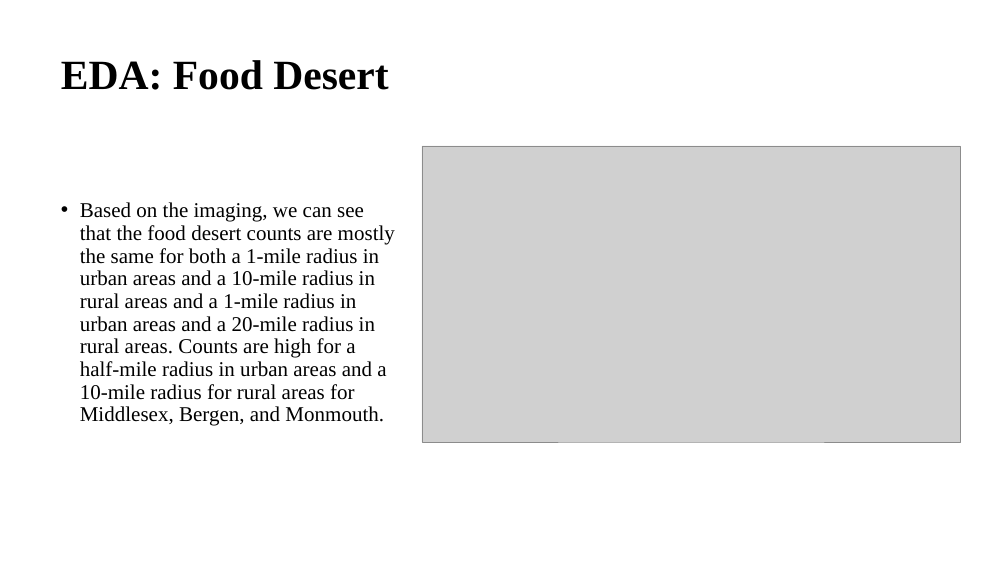
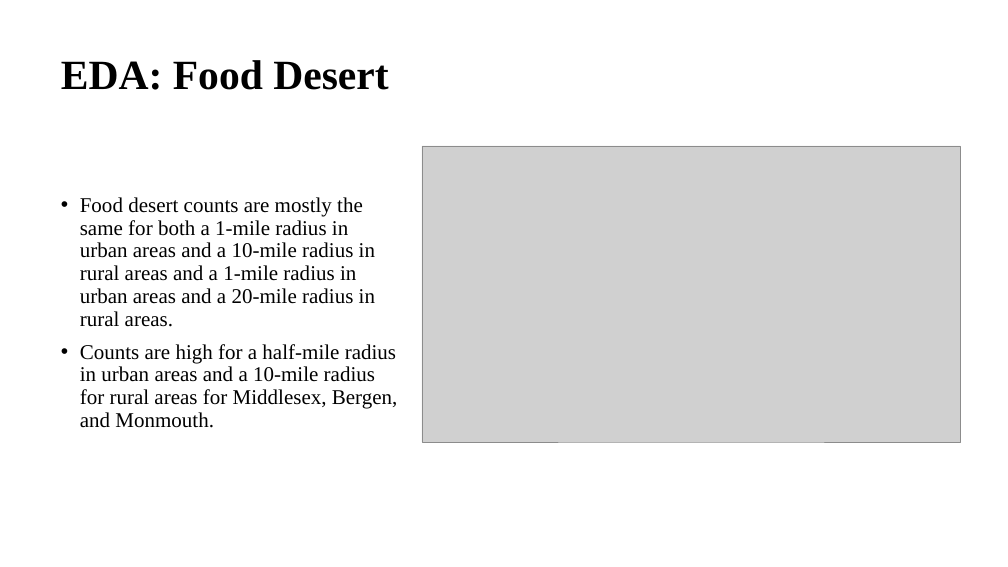
Before and after one commit to mirahmed07/DS_Masters_SPU, a slide deck: slide 16 of DS_670/Documents/DS_670_project_Mir_Madhrui_Kaushik_Leonsteen.pptx. Drawn at 1008x567 pixels with LibreOffice and Linux fonts; fonts in the diff are those of the drawing; grey boxes stand for pictures. Boxes give left, top, right and bottom in pixels: in the first picture for what was removed or moved away, otherwise in the second. Text is boxed around its words. In the diff, an @@ line names an element or a change of style, - is before the commit and + after.

```diff
--- a/DS_670/Documents/DS_670_project_Mir_Madhrui_Kaushik_Leonsteen.pptx
+++ b/DS_670/Documents/DS_670_project_Mir_Madhrui_Kaushik_Leonsteen.pptx
@@ text at [80, 197, 398, 428]: text changed @@
-• Based on the imaging, we can see that the food desert counts are mostly the same for both a 1-mile radius in urban areas and a 10-mile radius in rural areas and a 1-mile radius in urban areas and a 20-mile radius in rural areas. Counts are high for a half-mile radius in urban areas and a 10-mile radius for rural areas for Middlesex, Bergen, and Monmouth.
+• Food desert counts are mostly the same for both a 1-mile radius in urban areas and a 10-mile radius in rural areas and a 1-mile radius in urban areas and a 20-mile radius in rural areas.
+• Counts are high for a half-mile radius in urban areas and a 10-mile radius for rural areas for Middlesex, Bergen, and Monmouth.
```
Also in this commit, not shown: 6 other slides changed, 1 slide added.
